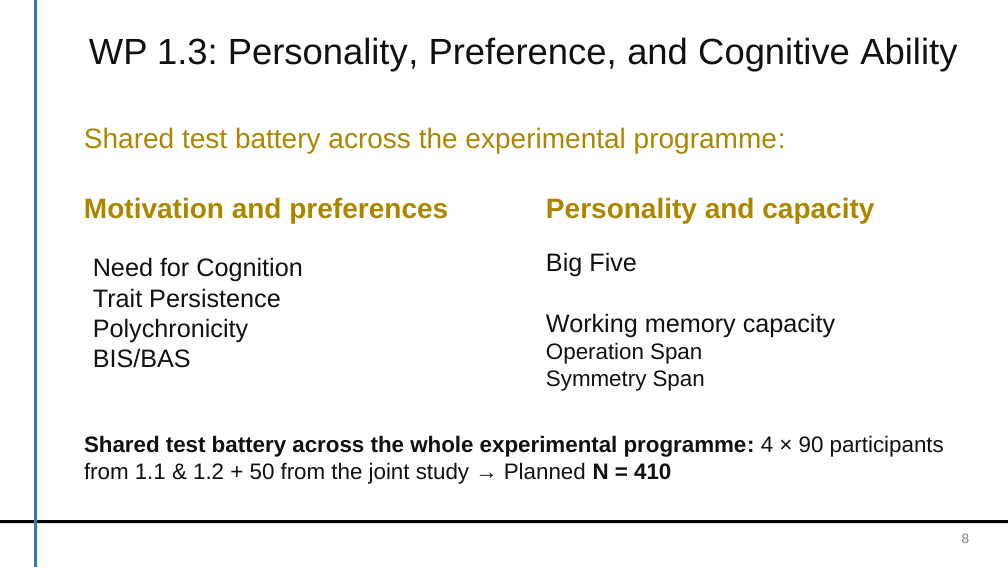
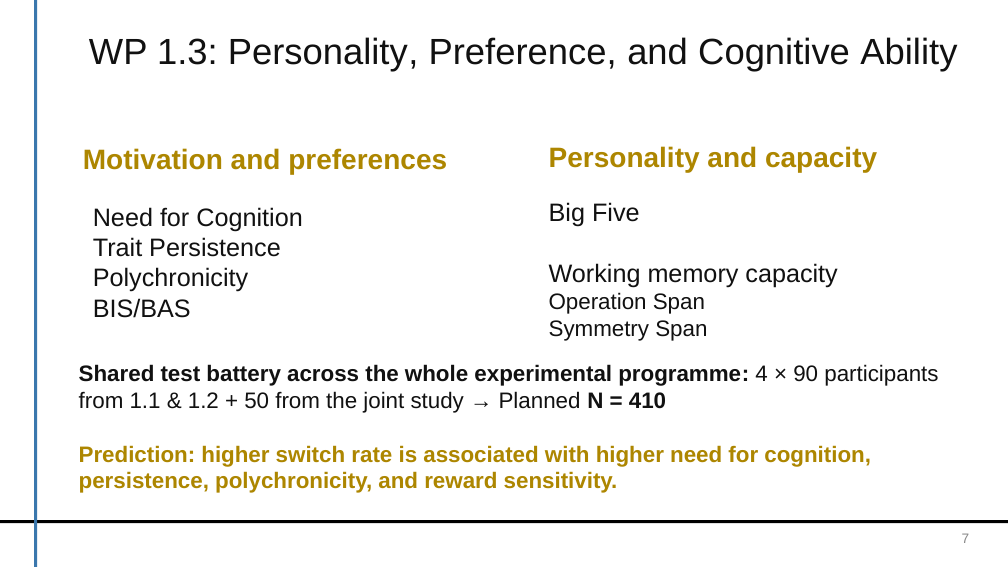
Before and after one commit to dirk-ostwald/Optimal-dual-task-performance, a slide deck: slide 8 of presentation/TP3-Kick-Off-Presentation-JB-DO.pptx (slide 7 before the commit). Drawn at 1008x567 pixels with LibreOffice and Linux fonts; fonts in the diff are those of the drawing; background and template pictures are left out. Boxes give left, top, right and bottom in pixels: in the first picture for what was removed or moved away, otherwise in the second. Text is boxed around its words. In the diff, an @@ line names an element or a change of style, - is before the commit and + after.

```diff
--- a/presentation/TP3-Kick-Off-Presentation-JB-DO.pptx
+++ b/presentation/TP3-Kick-Off-Presentation-JB-DO.pptx
@@ text removed at [84,127,786,153] @@
-Shared test battery across the experimental programme:
@@ 4 texts: place and size @@
-4 texts at [84,197,874,391]
+4 texts at [83,146,877,341]
@@ text "Shared test battery across the ...": place and size @@
-text "Shared test battery across the ..." at [84,435,944,484]
+text "Shared test battery across the ..." at [79,364,938,413]
@@ text added at [79,445,871,493], 16 pt, text #AD8600, bold @@
+Prediction: higher switch rate is associated with higher need for cognition, persistence, polychronicity, and reward sensitivity.
@@ text at [962,533,970,543]: text changed @@
-8
+7
```
Also in this commit, not shown: 6 other slides changed, 20 slides added, 11 other files.
